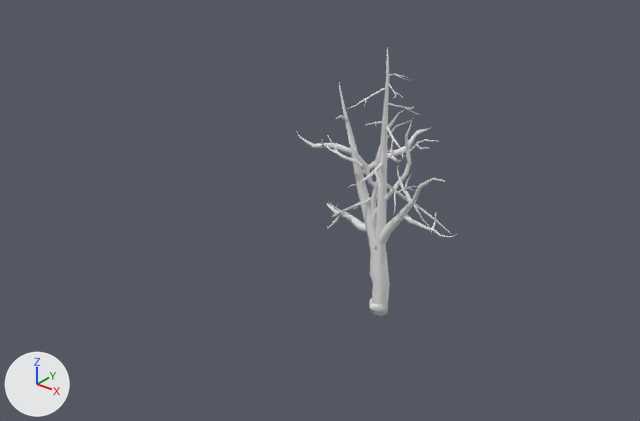
The Blender file Modelos/Blends/Vegetação.blend, before and after one commit.
Both versions are drawn from a 50 mm camera at (27.7, -40.7, 30.8) aimed at (-5.5, 0.8, 5.0). Arrows for +X, +Y and +Z are at lower left; the lights stay in place. The same objects are shown in both versions, whatever each file hides.

Names of what the first picture shows: 'Pedra1', 'arvore1', 'arvore2', 'arvore3'.
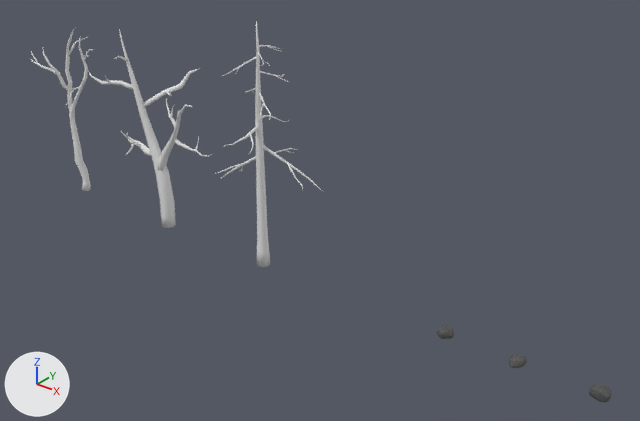
The edits, one by one:
me_cube has 354 vertices, 352 faces and spans x -0.607..0.607, y -0.591..0.578, z 0.017..0.596.
me_cube is used by ob_pedra1; location (0.0, 0.0, 0.0).
me_cube part 1: the whole mesh is moved by (-10.0, 0.0, 0.0).
me_cube_001 has 98 vertices, 96 faces and spans x -0.597..0.423, y -0.615..0.451, z 0.042..0.641.
me_cube_001 is used by ob_pedra2; location (0.0, 0.0, 0.0).
me_cube_001 part 2: the whole mesh is moved by (-5.0, 0.0, 0.0).
Object 'arvore1' (ob_arvore1) moves from (0.0, 0.0, 0.0) to (-10.0, 0.0, 0.0).
Object 'arvore2' (ob_arvore2) moves from (0.0, 0.0, 0.0) to (-20.0, 0.0, 0.0).
Object 'arvore3' (ob_arvore3) moves from (0.0, 0.0, 0.0) to (-30.0, 0.0, 0.0).
Object 'Pedra1' (ob_pedra1) moves from (0.0, 0.0, 0.0) to (15.0, 0.0, 0.0).
Object 'Pedra2' (ob_pedra2) moves from (0.0, 0.0, 0.0) to (15.0, 0.0, 0.0).
Object 'Pedra3' (ob_pedra3) moves from (0.0, 0.0, 0.0) to (15.0, 0.0, 0.0).

Boxes (x1, y1, x2, y2) around the edits, measured in the pictures (640 x 421 px):
'arvore2', moved
    before: (297, 83, 457, 316)
    after: (89, 29, 212, 228)
'arvore1', moved
    before: (332, 46, 451, 315)
    after: (215, 22, 324, 267)
'arvore3', moved
    before: (326, 110, 439, 282)
    after: (30, 29, 94, 191)
'Pedra3', moved
    before: (369, 298, 385, 308)
    after: (589, 384, 612, 403)
'Pedra1', moved
    before: (372, 303, 386, 311)
    after: (437, 325, 454, 339)
'Pedra2', moved
    before: (370, 302, 373, 310)
    after: (509, 354, 527, 368)
